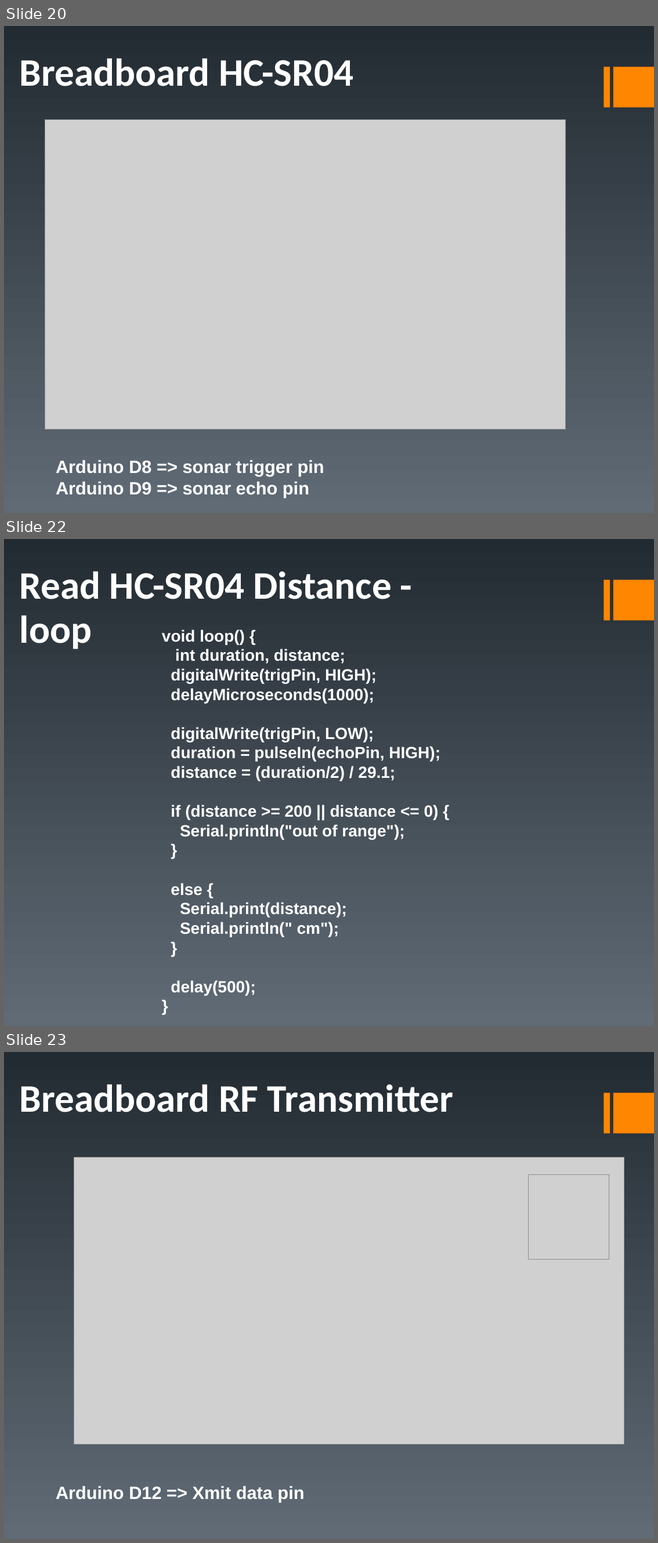
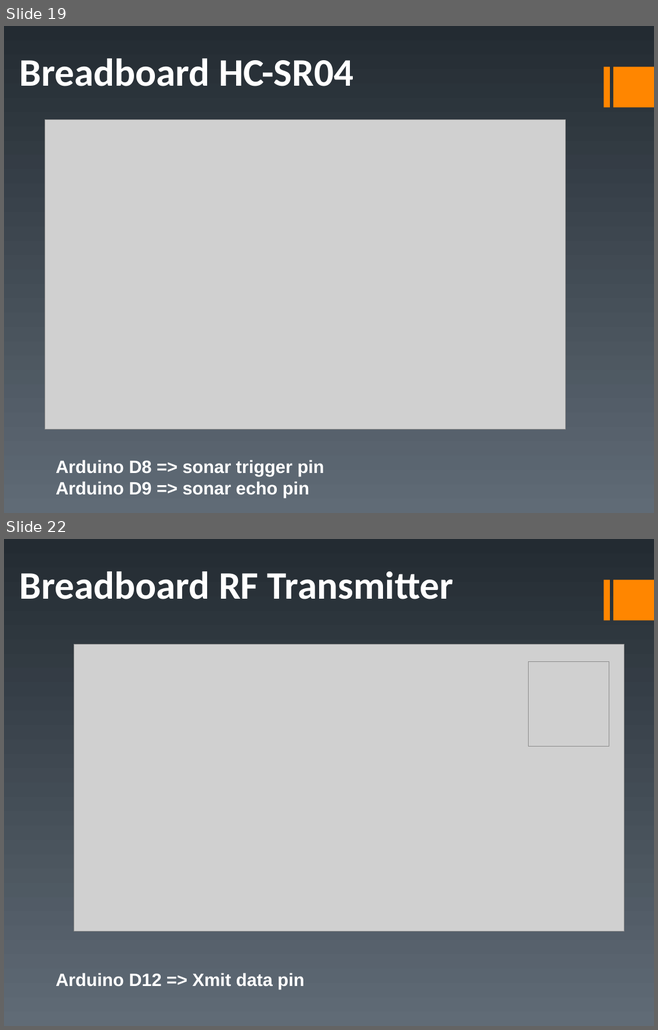
Before and after one commit to fwin-dev/arduino_sonar_web_api, a slide deck: examples/duinofest.ppt. Shown one above the other, each under a label of ours: slides 20, 22 and 23 before the commit, slides 19 and 22 after it; the slides between them are not shown. The pictures are 658x1543 and 658x1030 pixels, drawn with LibreOffice and Linux fonts; fonts in the diff are those of the drawing; grey boxes stand for pictures. Boxes give left, top, right and bottom in pixels: in the first picture for what was removed or moved away, otherwise in the second. Text is boxed around its words. In the diff, an @@ line names an element or a change of style, - is before the commit and + after.

```diff
--- a/examples/duinofest.ppt
+++ b/examples/duinofest.ppt
@@ slide 22 removed at bbox=[4, 539, 654, 1026], background gradient #232B32 to #606B76; not listed: 2 template elements that a slide beside it also shows @@
@@ text removed at bbox=[20, 571, 391, 649] @@
-Read HC-SR04 Distance -
-loop
@@ text removed at bbox=[162, 629, 440, 995] @@
-void loop() {
-int duration, distance;
-digitalWrite(trigPin, HIGH);
-delayMicroseconds(1000);
-digitalWrite(trigPin, LOW);
-duration = pulseIn(echoPin, HIGH);
-distance = (duration/2) / 29.1;
-if (distance >= 200 || distance <= 0) {
-Serial.println("out of range");
-}
-else {
-Serial.print(distance);
-Serial.println(" cm");
-}
-delay(500);
-}
@@ what was slide 20 is now slide 19 @@
@@ what was slide 23 is now slide 22 @@
```
Also in this commit, not shown: 10 slides changed, 2 slides added, 2 other slides removed, 4 other files.
